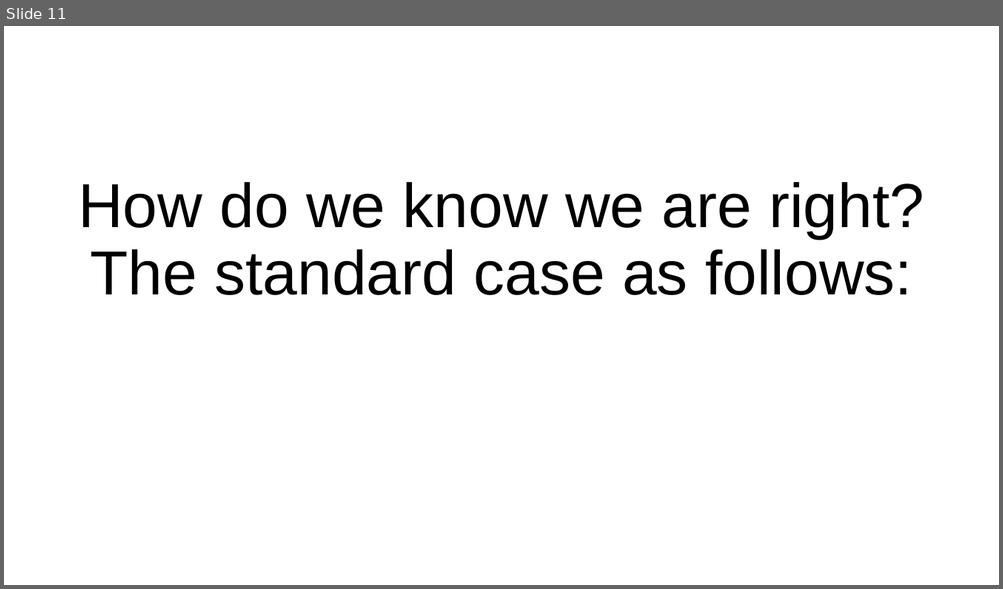
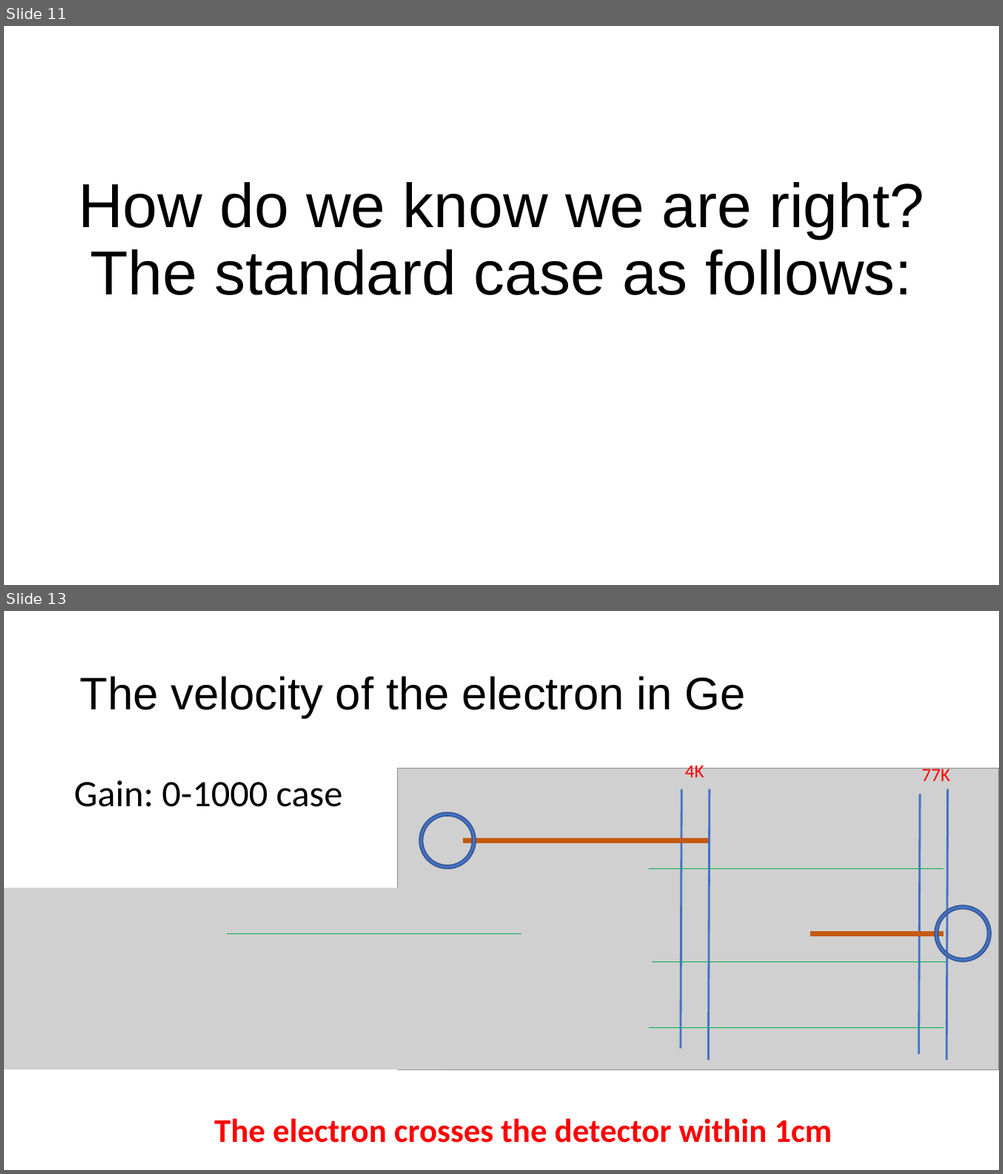
Before and after one commit to chihyeh/IoPAS_GeIA, a slide deck: Report/Signal_threshold_prediction.pptx. Shown one above the other, each under a label of ours: slide 11 before the commit, slides 11 and 13 after it; the slides between them are not shown. The pictures are 1003x589 and 1003x1174 pixels, drawn with LibreOffice and Linux fonts; fonts in the diff are those of the drawing; grey boxes stand for pictures. Boxes give left, top, right and bottom in pixels: in the first picture for what was removed or moved away, otherwise in the second. Text is boxed around its words. In the diff, an @@ line names an element or a change of style, - is before the commit and + after.

```diff
--- a/Report/Signal_threshold_prediction.pptx
+++ b/Report/Signal_threshold_prediction.pptx
@@ slide 13 added at (4,611,999,1170), background #FFFFFF @@
@@ title added at (79,676,745,718), 44 pt, text #000000 @@
+The velocity of the electron in Ge
@@ text added at (685,762,704,777), 18 pt, text #FF0000 @@
+4K
@@ text added at (922,766,950,781), 18 pt, text #FF0000 @@
+77K
@@ text added at (74,780,343,807), 36 pt, text #000000 @@
+Gain: 0-1000 case
@@ picture added at (397,768,999,1070) @@
@@ line added from (680, 1049) to (681, 789), #4472C4 2 pt @@
@@ line added from (708, 1060) to (709, 789), #4472C4 2 pt @@
@@ line added from (919, 1054) to (919, 795), #4472C4 2 pt @@
@@ line added from (946, 1060) to (948, 789), #4472C4 2 pt @@
@@ donut added at (420,812,476,869), fill #4472C4, outline #325491 1 pt @@
@@ line added from (463, 841) to (708, 841), #C55A11 5 pt @@
@@ line added from (649, 869) to (943, 869), #00B050 0.5 pt @@
@@ picture added at (4,888,443,1070) @@
@@ donut added at (934,906,991,963), fill #4472C4, outline #325491 1 pt @@
@@ line added from (227, 934) to (521, 934), #00B050 0.5 pt @@
@@ line added from (810, 934) to (943, 934), #C55A11 5 pt @@
@@ line added from (652, 962) to (946, 962), #00B050 0.5 pt @@
@@ line added from (649, 1028) to (943, 1028), #00B050 0.5 pt @@
@@ text added at (214,1119,832,1143), 32 pt, text #FF0000, bold @@
+The electron crosses the detector within 1cm
```
Also in this commit, not shown: 3 slides changed, 10 other slides added, 1 slide removed, 9 other files.
